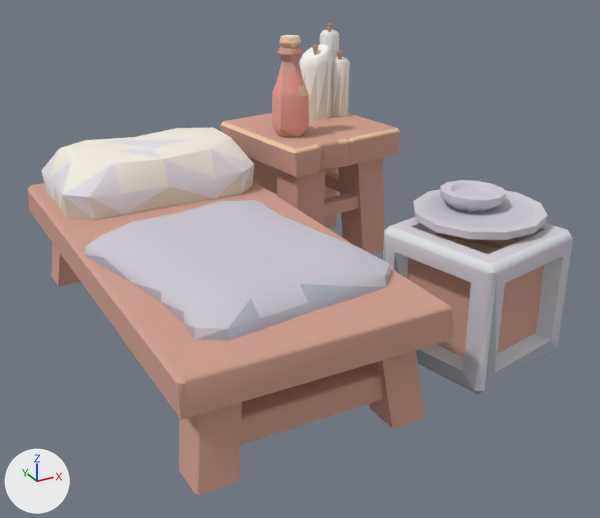
What one commit did to the glTF model example_game/world/props/bed-frame.prop/model.glb.
Both versions are drawn from a 50 mm camera at (-1.63, -3.13, 1.81) aimed at (0.02, -0.14, 0.32). Every picture has the same lights, and +X, +Y and +Z are marked at lower left. The first picture is the older version. Vertices at exactly the same position are counted once.

Objects in the first picture: 'model'.
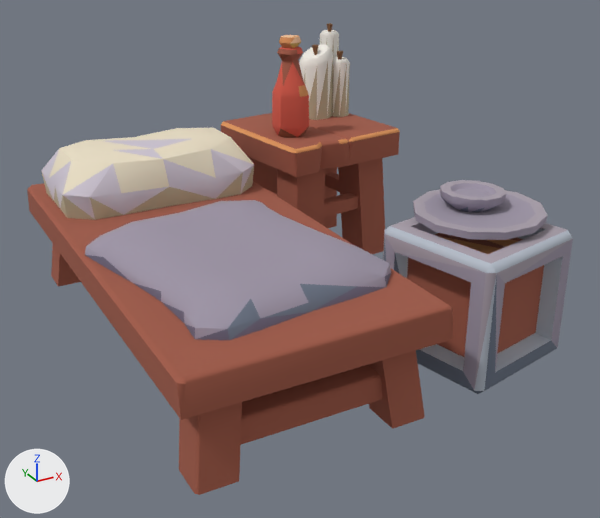
Boxes (x1, y1, x2, y2) around the edits, measured in the pictures (600 x 518 px):
part 1 of me_model, recoloured (darker): (27, 23, 573, 495) in both

The change in detail:
me_model has 811 vertices, 1410 faces and spans x -0.91..0.91, y -1.07..1.07, z -0.02..1.17.
me_model is used by ob_model.
me_model part 1: 1410 faces centred in x -0.91..0.9, y -1.07..1.06, z -0.02..1.17 are repainted in the vertex colours, in many colours.
